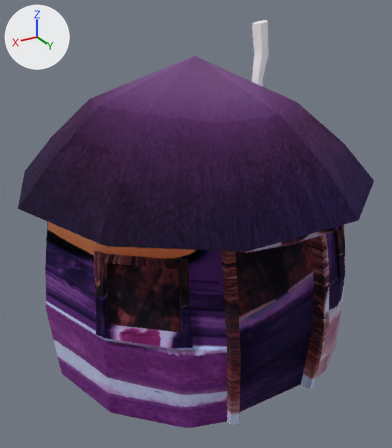
Before and after pictures for a commit that changed the glTF model assets/models/hut.gltf.
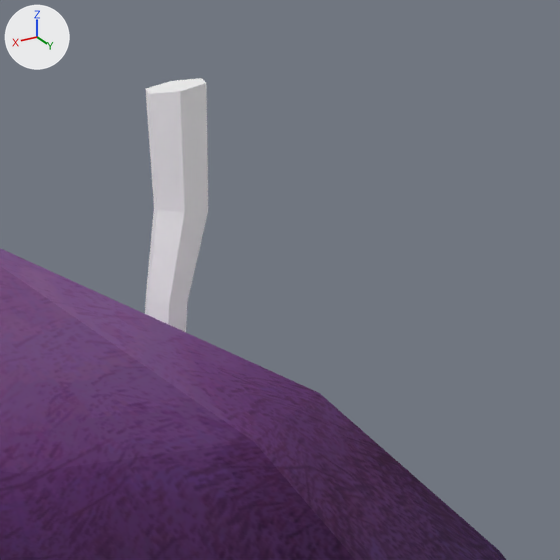
Each version appears first whole from a 50 mm lens placed at (9.09, 15.36, 12.07), pointed at (0.05, 0.3, 4.54), and next in a close-up on the part from 55% to 92% of the width and 0% to 33% of the height. The lights are fixed; the arrows at upper left show +X, +Y and +Z. The first two pictures are the older version.

The first close-up shows 'hut'.
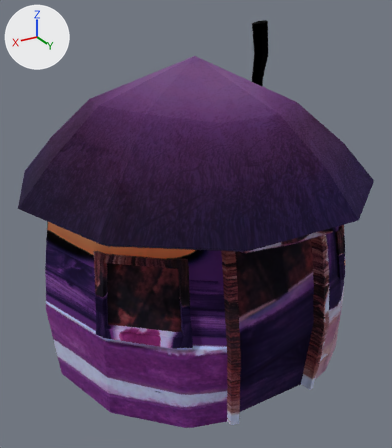
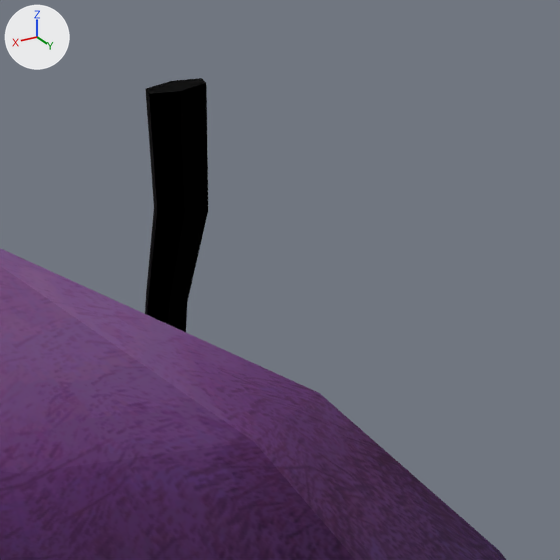
Changed parts and their boxes [x1, y1, x2, y2] in the close-ups (560 x 560 px):
'hut', surface changed (grey to black)
    both: [142, 78, 208, 335]

What changed in the scene script:
```text
Add img_hutchimney_png:
    img_hutchimney_png = load_image('hutChimney.png', '../textures/hutChimney.png', 16, 16, 'sRGB')
Change mat_hutchimney:
    remove mat_hutchimney.base_color = (1.0, 1.0, 1.0)  # white #ffffff
    add mat_hutchimney.texture = img_hutchimney_png
```
